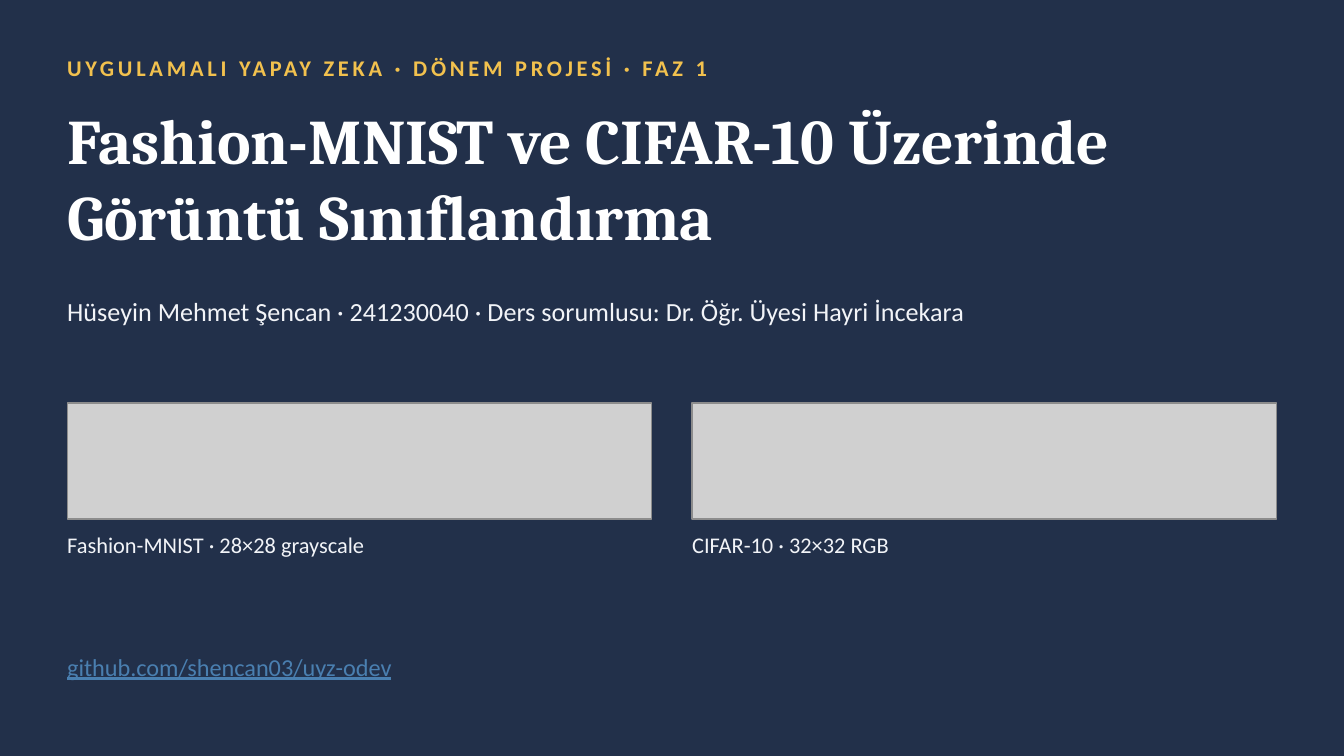
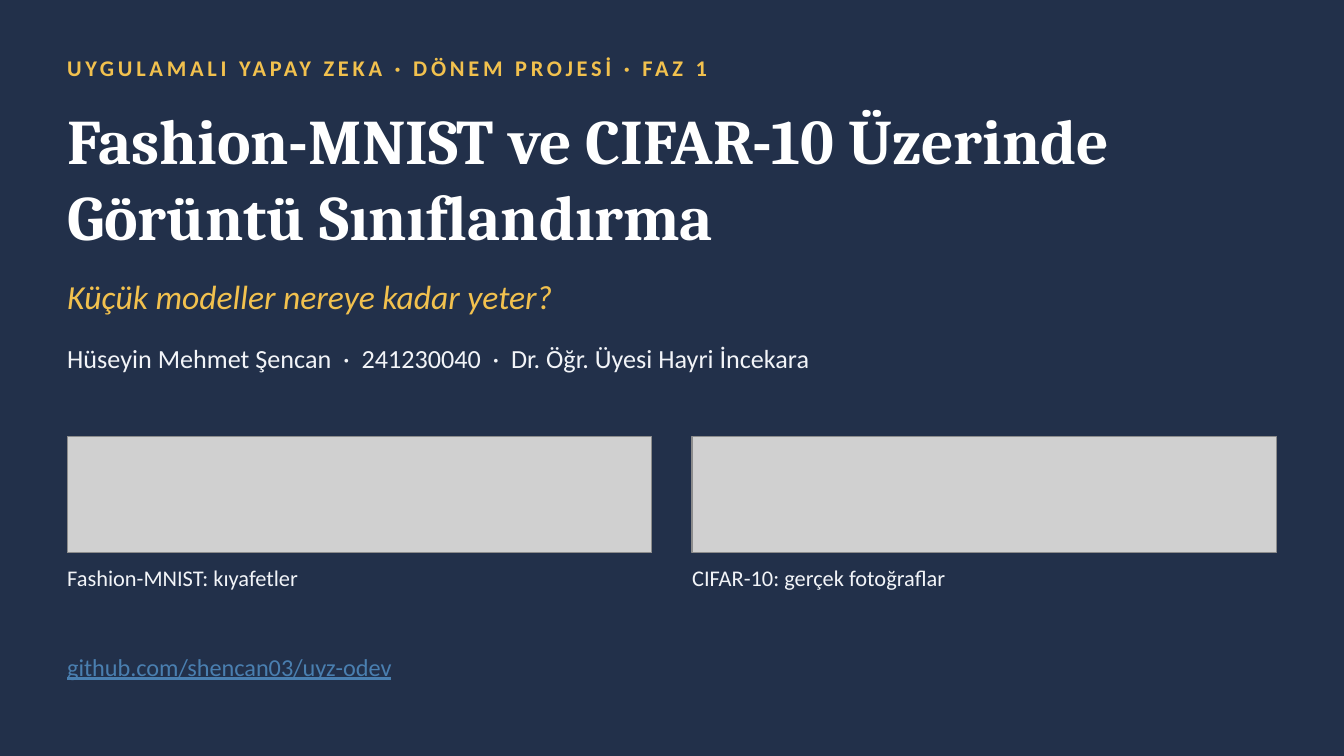
Before and after one commit to shencan03/uyz-odev, a slide deck: slide 1 of docs/Faz1_Sunum.pptx. Drawn at 1344x756 pixels with LibreOffice and Linux fonts; fonts in the diff are those of the drawing; grey boxes stand for pictures. Boxes give left, top, right and bottom in pixels: in the first picture for what was removed or moved away, otherwise in the second. Text is boxed around its words. In the diff, an @@ line names an element or a change of style, - is before the commit and + after.

```diff
--- a/docs/Faz1_Sunum.pptx
+++ b/docs/Faz1_Sunum.pptx
@@ text added at (67,285,552,315), 18 pt, text #F2C14E, italic @@
+Küçük modeller nereye kadar yeter?
@@ text at (67,347,809,373): text changed @@
-Hüseyin Mehmet Şencan · 241230040 · Ders sorumlusu: Dr. Öğr. Üyesi Hayri İncekara
+Hüseyin Mehmet Şencan · 241230040 · Dr. Öğr. Üyesi Hayri İncekara
@@ picture: place and size @@
-picture at (67,403,652,519)
+picture at (67,437,652,552)
@@ picture: place and size @@
-picture at (692,403,1277,519)
+picture at (692,437,1277,552)
@@ text at (67,570,297,590): text changed @@
-Fashion-MNIST · 28×28 grayscale
+Fashion-MNIST: kıyafetler
@@ text at (692,570,945,590): text changed @@
-CIFAR-10 · 32×32 RGB
+CIFAR-10: gerçek fotoğraflar
```
Also in this commit, not shown: 5 other slides changed, 2 slides added, 2 slides removed, 1 other file.
